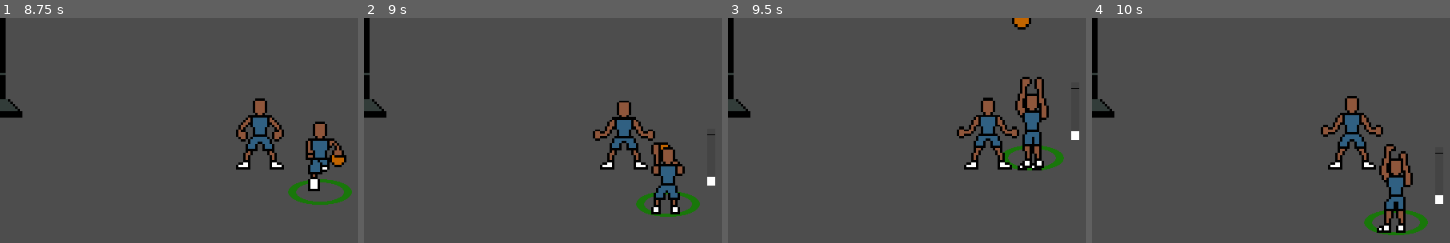
Above: before the commit, frames 1-4 (left to right).
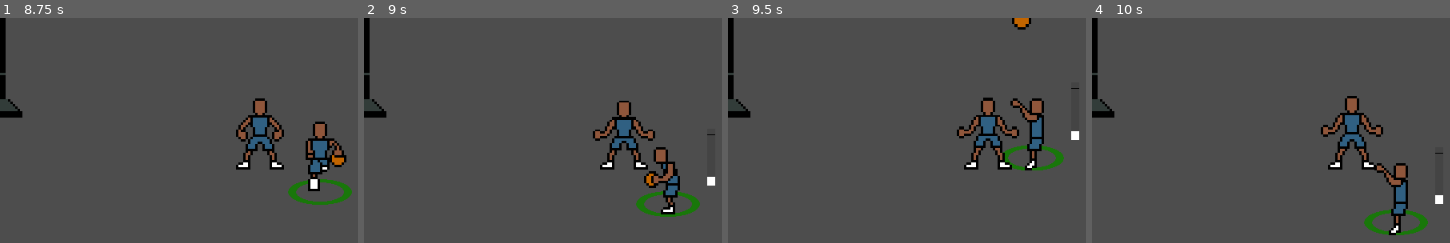
Above: after the commit, the same moments.

Repository: david8zhang/baller-quest-godot
Game: Godot game, scene res://scenes/Main.tscn
The game is run twice, just before and just after one commit, with the same random seed, the same clock (stepped at 60 frames per second) and the same inputs.
Inputs:
- Up to frame 1 (8.75 s): hold Right (move_right) 0.53-1.28 s; tap Space (pass) at 0.6, 1.35, 2.3, 2.85, 3.6, 4.55, 5.1, 5.85, 6.8, 7.35, 8.1 s; hold Down (move_down) 1.28-2.03 s; hold Right (move_right) 2.03-2.78 s; hold F (shoot_ball) 2.03-2.78 s; hold Up (move_up) 2.78-3.53 s; hold Left (move_left) 3.53-5.03 s; tap F (shoot_ball) at 4.35 s; hold Down (move_down) 5.03-5.78 s; hold Right (move_right) 5.78-6.53 s; hold Up (move_up) 6.53-7.28 s; hold F (shoot_ball) 6.53-7.28 s; hold Right (move_right) 7.28-8.03 s; hold Down (move_down) from 8.03 s (still down)
- Up to frame 2 (9 s): release Down (move_down) at 8.78 s; hold Left (move_left) from 8.78 s (still down); tap F (shoot_ball) at 8.85 s
- Up to frame 3 (9.5 s): keep holding Left (move_left); tap Space (pass) at 9.05 s
- Up to frame 4 (10 s): release Left (move_left) at 9.53 s; hold Up (move_up) from 9.53 s (still down); tap Space (pass) at 9.6 s
The pictures show only the part of the screen within x 50-100%, y 19-69%; the shares and areas given below are measured in that part.

Frame 1 is identical in both runs. In frame 2, 2.1% of the frame differs, in the area x 78-90%, y 55-88%; in frame 3, 2.3%, in the area x 78-90%, y 26-68%; in frame 4, 2.2%.
Error before the commit: Invalid type in function 'shoot_ball' in base 'RigidBody2D (Player)'. Cannot convert argument 1 from Nil to int. (res://scripts/fsm/ShootState.gd:55)
Error after the commit: Invalid type in function 'shoot_ball' in base 'RigidBody2D (Player)'. Cannot convert argument 1 from Nil to int. (res://scripts/fsm/ShootState.gd:65)

Commit message:
added shoot side animation

Diff:
--- a/prefab/Player.tscn
+++ b/prefab/Player.tscn
@@ -20,6 +20,7 @@
 [ext_resource type="Texture2D" uid="uid://b3epc1prnku73" path="res://sprites/player/pass-back.png" id="10_teiic"]
 [ext_resource type="Texture2D" uid="uid://v6fcbvv7caor" path="res://sprites/player/receive-pass-front.png" id="13_3hk8g"]
 [ext_resource type="Texture2D" uid="uid://d10j2l818c2yj" path="res://sprites/player/shoot-front.png" id="14_rlmax"]
+[ext_resource type="Texture2D" uid="uid://bamie1uq2aa6e" path="res://sprites/player/shoot-side.png" id="16_iu3be"]
 [ext_resource type="Script" path="res://prefab/ReceivePassState.gd" id="20_hcken"]
 
 [sub_resource type="CapsuleShape2D" id="CapsuleShape2D_8n74s"]
@@ -134,19 +135,19 @@
 atlas = ExtResource("8_vsoty")
 region = Rect2(32, 45, 32, 45)
 
-[sub_resource type="AtlasTexture" id="AtlasTexture_x3gu5"]
+[sub_resource type="AtlasTexture" id="AtlasTexture_lcp2g"]
 atlas = ExtResource("9_cpqb8")
 region = Rect2(0, 0, 32, 45)
 
-[sub_resource type="AtlasTexture" id="AtlasTexture_j5cbr"]
+[sub_resource type="AtlasTexture" id="AtlasTexture_mgpk2"]
 atlas = ExtResource("9_cpqb8")
 region = Rect2(32, 0, 32, 45)
 
-[sub_resource type="AtlasTexture" id="AtlasTexture_gy3je"]
+[sub_resource type="AtlasTexture" id="AtlasTexture_cl3ow"]
 atlas = ExtResource("9_cpqb8")
 region = Rect2(0, 45, 32, 45)
 
-[sub_resource type="AtlasTexture" id="AtlasTexture_volfa"]
+[sub_resource type="AtlasTexture" id="AtlasTexture_o3bww"]
 atlas = ExtResource("9_cpqb8")
 region = Rect2(32, 45, 32, 45)
 
@@ -318,6 +319,26 @@
 atlas = ExtResource("14_rlmax")
 region = Rect2(64, 0, 32, 45)
 
+[sub_resource type="AtlasTexture" id="AtlasTexture_63gmi"]
+atlas = ExtResource("16_iu3be")
+region = Rect2(0, 45, 32, 45)
+
+[sub_resource type="AtlasTexture" id="AtlasTexture_6c8lf"]
+atlas = ExtResource("16_iu3be")
+region = Rect2(32, 45, 32, 45)
+
+[sub_resource type="AtlasTexture" id="AtlasTexture_kqd6c"]
+atlas = ExtResource("16_iu3be")
+region = Rect2(0, 0, 32, 45)
+
+[sub_resource type="AtlasTexture" id="AtlasTexture_8fklm"]
+atlas = ExtResource("16_iu3be")
+region = Rect2(32, 0, 32, 45)
+
+[sub_resource type="AtlasTexture" id="AtlasTexture_d850s"]
+atlas = ExtResource("16_iu3be")
+region = Rect2(64, 0, 32, 45)
+
 [sub_resource type="SpriteFrames" id="SpriteFrames_x8wx5"]
 animations = [{
 "frames": [{
@@ -423,16 +444,16 @@
 }, {
 "frames": [{
 "duration": 1.0,
-"texture": SubResource("AtlasTexture_x3gu5")
-}, {
-"duration": 1.0,
-"texture": SubResource("AtlasTexture_j5cbr")
-}, {
-"duration": 1.0,
-"texture": SubResource("AtlasTexture_gy3je")
-}, {
-"duration": 1.0,
-"texture": SubResource("AtlasTexture_volfa")
+"texture": SubResource("AtlasTexture_lcp2g")
+}, {
+"duration": 1.0,
+"texture": SubResource("AtlasTexture_mgpk2")
+}, {
+"duration": 1.0,
+"texture": SubResource("AtlasTexture_cl3ow")
+}, {
+"duration": 1.0,
+"texture": SubResource("AtlasTexture_o3bww")
 }],
 "loop": true,
 "name": &"idle-side",
@@ -581,7 +602,7 @@
 "texture": SubResource("AtlasTexture_1b22c")
 }],
 "loop": false,
-"name": &"shoot-jump",
+"name": &"shoot-front-jump",
 "speed": 10.0
 }, {
 "frames": [{
@@ -589,7 +610,7 @@
 "texture": SubResource("AtlasTexture_of6rq")
 }],
 "loop": false,
-"name": &"shoot-land",
+"name": &"shoot-front-land",
 "speed": 10.0
 }, {
 "frames": [{
@@ -597,7 +618,7 @@
 "texture": SubResource("AtlasTexture_us71u")
 }],
 "loop": false,
-"name": &"shoot-release",
+"name": &"shoot-front-release",
 "speed": 10.0
 }, {
 "frames": [{
@@ -611,7 +632,42 @@
 "texture": SubResource("AtlasTexture_cq80u")
 }],
 "loop": false,
-"name": &"shoot-windup",
+"name": &"shoot-front-windup",
+"speed": 10.0
+}, {
+"frames": [{
+"duration": 1.0,
+"texture": SubResource("AtlasTexture_63gmi")
+}],
+"loop": false,
+"name": &"shoot-side-jump",
+"speed": 10.0
+}, {
+"frames": [],
+"loop": true,
+"name": &"shoot-side-land",
+"speed": 5.0
+}, {
+"frames": [{
+"duration": 1.0,
+"texture": SubResource("AtlasTexture_6c8lf")
+}],
+"loop": true,
+"name": &"shoot-side-release",
+"speed": 5.0
+}, {
+"frames": [{
+"duration": 1.0,
+"texture": SubResource("AtlasTexture_kqd6c")
+}, {
+"duration": 1.0,
+"texture": SubResource("AtlasTexture_8fklm")
+}, {
+"duration": 1.0,
+"texture": SubResource("AtlasTexture_d850s")
+}],
+"loop": false,
+"name": &"shoot-side-windup",
 "speed": 10.0
 }]
 
@@ -638,7 +694,7 @@
 [node name="AnimatedSprite2D" type="AnimatedSprite2D" parent="."]
 y_sort_enabled = true
 sprite_frames = SubResource("SpriteFrames_x8wx5")
-animation = &"receive-pass-front"
+animation = &"shoot-front-release"
 
 [node name="StateMachine" type="Node2D" parent="."]
 script = ExtResource("6_32c0f")
--- a/scripts/fsm/ShootState.gd
+++ b/scripts/fsm/ShootState.gd
@@ -22,7 +22,14 @@
 		is_released = true
 
 func enter(msg:={}):
-	anim_sprite.play("shoot-windup")
+	var anim_name = "shoot-%s-windup" % _get_shoot_anim_angle()
+	if anim_name == "shoot-side-windup":
+		var player = entity as Player
+		var x_diff = player.global_position.x - player.hoop.global_position.x
+		anim_sprite.flip_h = x_diff > 0
+	else:
+		anim_sprite.flip_h = false
+	anim_sprite.play(anim_name)
 	anim_sprite.animation_finished.connect(_shoot_windup_complete)
 
 func exit():
@@ -30,8 +37,9 @@
 
 func _shoot_windup_complete():
 	var player = entity as Player
+	var anim_name = "shoot-%s-jump" % _get_shoot_anim_angle()
 	anim_sprite.animation_finished.disconnect(_shoot_windup_complete)
-	anim_sprite.play("shoot-jump")
+	anim_sprite.play(anim_name)
 
 	var on_jump_complete_callable = Callable(self, "on_jump_complete")
 	var on_jump_peak_callable = Callable(self, "on_jump_peak")
@@ -40,7 +48,8 @@
 
 func on_jump_complete():
 	var player = entity as Player
-	anim_sprite.play("shoot-land")
+	var anim_name = "shoot-%s-land" % _get_shoot_anim_angle()
+	anim_sprite.play(anim_name)
 	var timer = Timer.new()
 	timer.autostart = true
 	timer.one_shot = true
@@ -51,10 +60,16 @@
 
 func on_jump_peak():
 	var player = entity as Player
-	anim_sprite.play("shoot-release")
+	var anim_name = "shoot-%s-release" % _get_shoot_anim_angle()
+	anim_sprite.play(anim_name)
 	player.shoot_ball(shot_result)
 
 
 func _follow_through_complete():
 	var player = entity as Player
 	player._state_machine.transition_to("IdleState", {})
+
+func _get_shoot_anim_angle():
+	var player = entity as Player
+	var x_diff = abs(player.global_position.x - player.hoop.global_position.x)
+	return "side" if x_diff > 250 else "front"
Not shown: 1 places in prefab/Player.tscn that only renumber resources
Binary file changed: sprites/player/idle-side.png
Binary file removed: sprites/player/receive-pass-side.png
Binary file added: sprites/player/shoot-side.png
Not shown, changed: sprites/player/shoot-side.png.import
